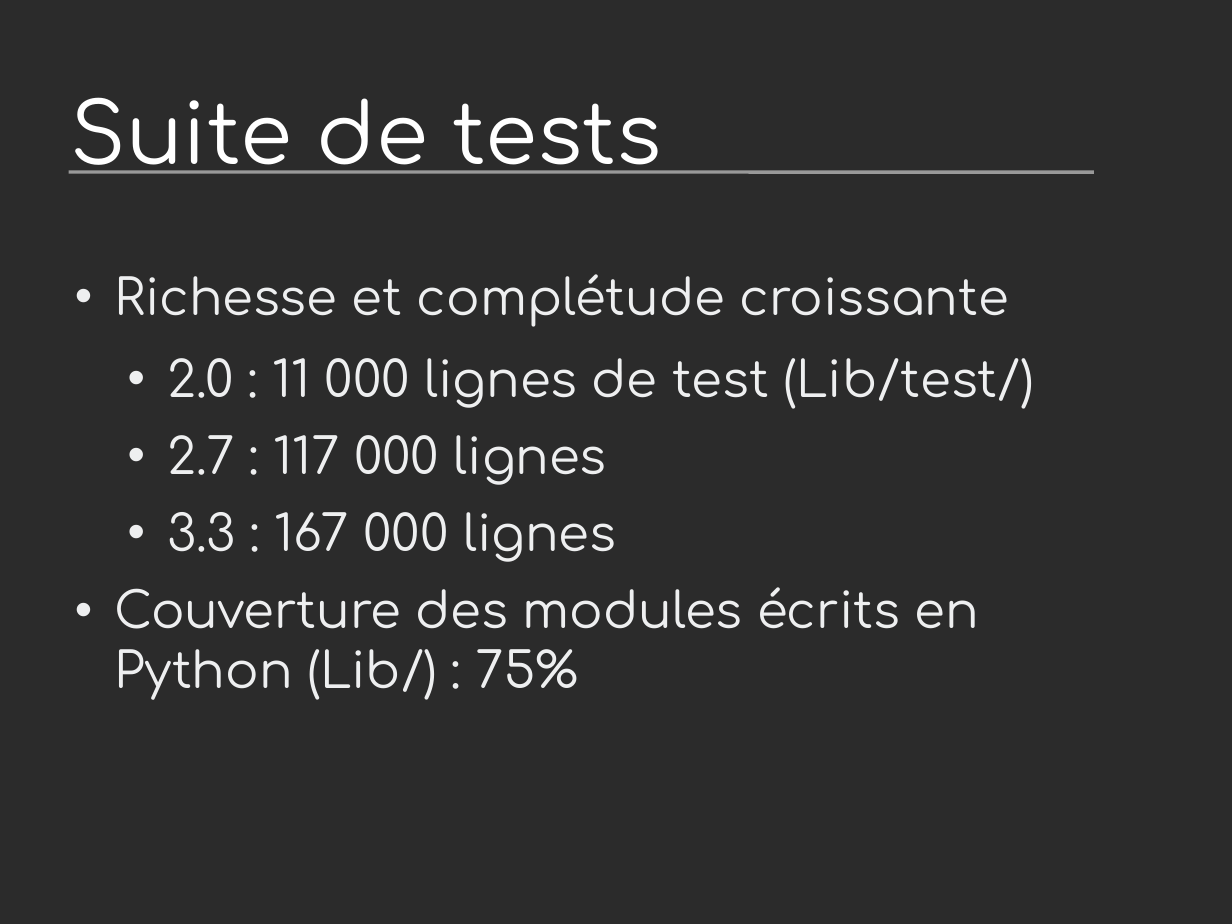
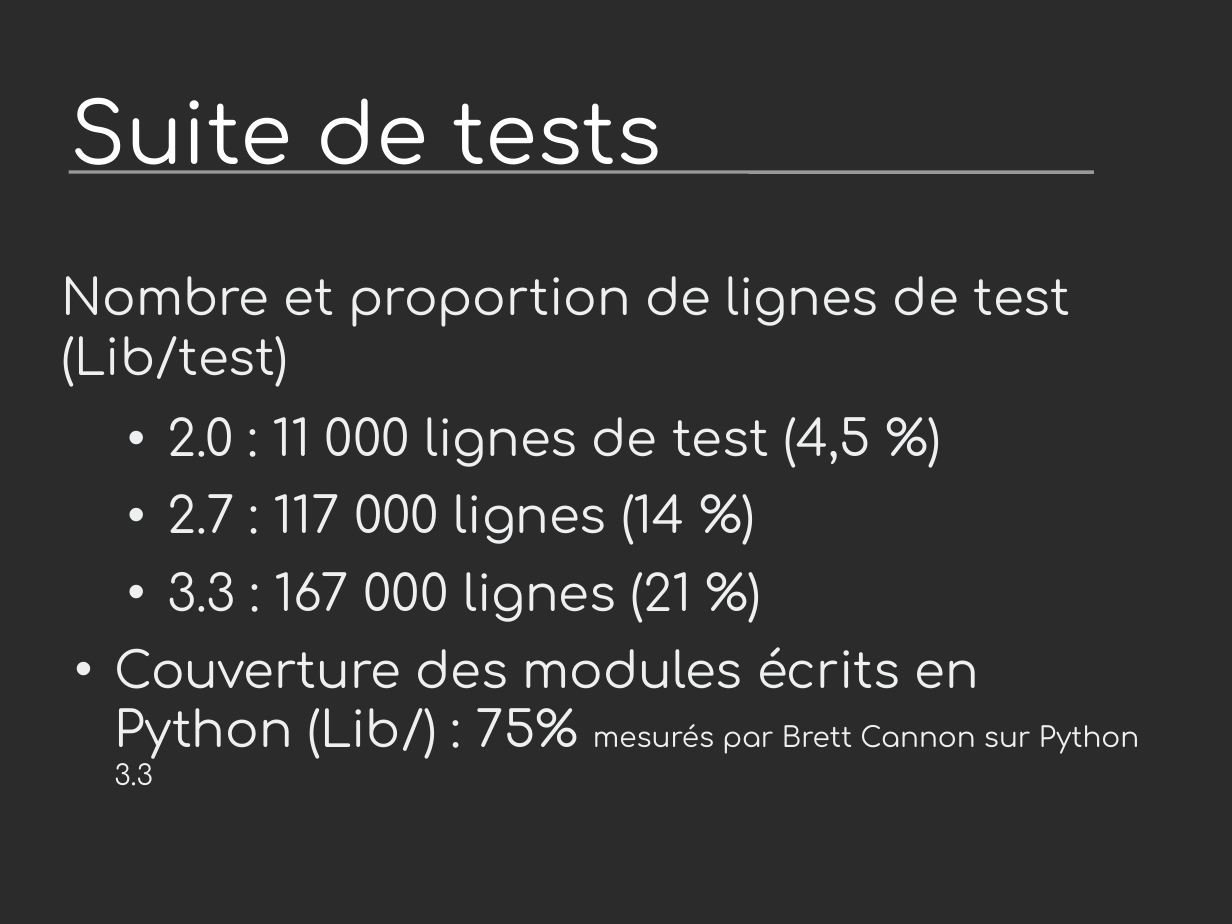
Before and after one commit to vstinner/talks, a slide deck: slide 22 of 2012-PyconFR-Paris/devprocess/process_dev_cpython.odp. Drawn at 1232x924 pixels with LibreOffice and Linux fonts; fonts in the diff are those of the drawing; background and template pictures are left out; a plain dark background stands for a picture behind light text. Boxes give left, top, right and bottom in pixels: in the first picture for what was removed or moved away, otherwise in the second. Text is boxed around its words. In the diff, an @@ line names an element or a change of style, - is before the commit and + after.

```diff
--- a/2012-PyconFR-Paris/devprocess/process_dev_cpython.odp
+++ b/2012-PyconFR-Paris/devprocess/process_dev_cpython.odp
@@ text at (62,276,1139,786): text changed @@
-• Richesse et complétude croissante
-  • 2.0 : 11 000 lignes de test (Lib/test/)
-  • 2.7 : 117 000 lignes
-  • 3.3 : 167 000 lignes
-• Couverture des modules écrits en Python (Lib/) : 75%
+Nombre et proportion de lignes de test (Lib/test)
+  • 2.0 : 11 000 lignes de test (4,5 %)
+  • 2.7 : 117 000 lignes (14 %)
+  • 3.3 : 167 000 lignes (21 %)
+• Couverture des modules écrits en Python (Lib/) : 75% mesurés par Brett Cannon sur Python 3.3
```
Also in this commit, not shown: 6 other slides changed, 1 other file.
